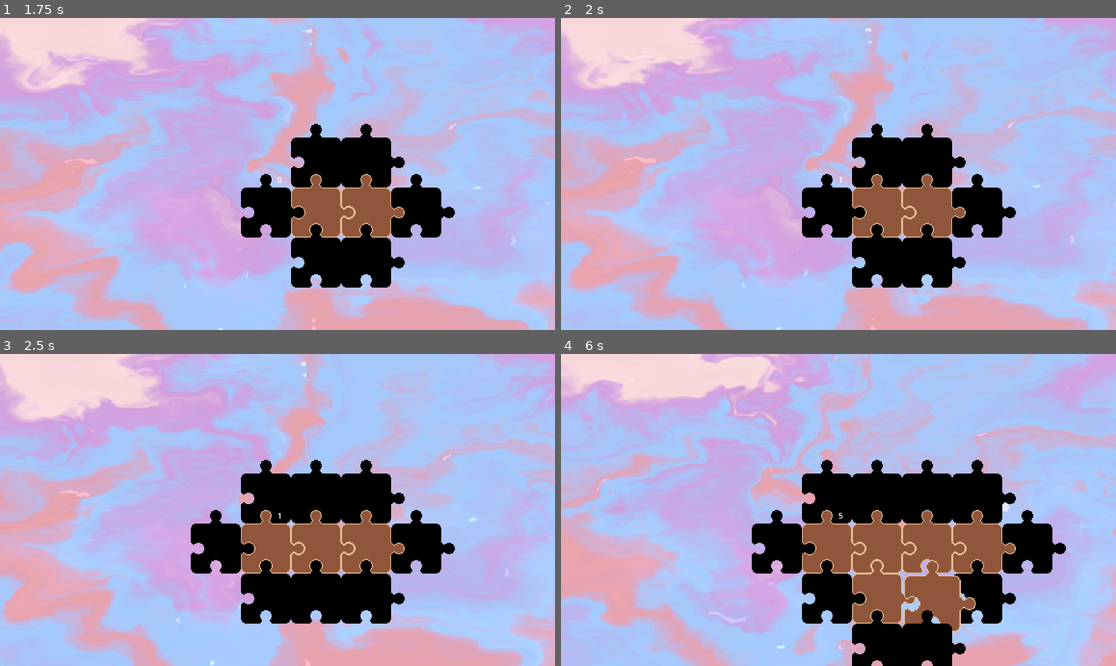
Above: before the commit, frames 1-4 (two rows, left to right).
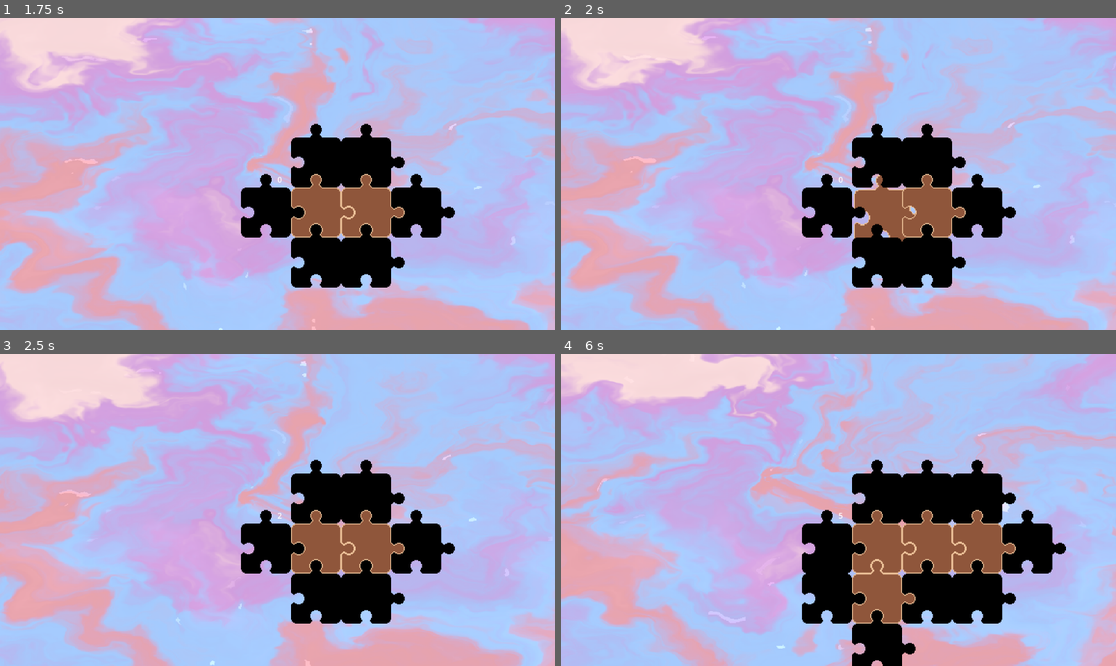
Above: after the commit, the same moments.

Repository: Tomnio/godot-wild-jam-masks
Game: Godot game, scene res://scenes/game_container.tscn
The game is run twice, just before and just after one commit, with the same random seed, the same clock (stepped at 60 frames per second) and the same inputs.
Inputs (mouse positions are in pixels of both pictures, inside the frame that each line leads up to):
- Up to frame 1 (1.75 s): move the mouse to (316, 211) at 0.52 s; click (316, 211) at 0.67 s; move the mouse to (366, 211) at 1.27 s; click (366, 211) at 1.42 s
- Up to frame 2 (2 s): no input
- Up to frame 3 (2.5 s): move the mouse to (266, 547) at 2.02 s; click (266, 547) at 2.17 s
- Up to frame 4 (6 s): move the mouse to (877, 597) at 2.77 s; click (877, 597) at 2.92 s; move the mouse to (877, 497) at 3.52 s; click (877, 497) at 3.67 s; move the mouse to (927, 547) at 4.27 s; click (927, 547) at 4.42 s; move the mouse to (977, 547) at 5.02 s; click (977, 547) at 5.17 s; move the mouse to (927, 597) at 5.77 s; click (927, 597) at 5.92 s

Frame 1 is identical in both runs. In frame 2, 0.4% of the frame differs, in the area x 50-64%, y 50-72%; in frame 3, 5.8%; in frame 4, 7.4%, in the area x 34-75%, y 33-100%.

Commit message:
Enhance piece placement validation and connection logic in Grid and PuzzlePiece

Diff:
--- a/src/code/grid.gd
+++ b/src/code/grid.gd
@@ -21,6 +21,12 @@
 	if grid_pos in grid and not is_instance_of(grid[grid_pos], EmptyCell):
 		return
 
+	# Validate that the piece can connect to at least one neighbor
+	if is_instance_of(piece, PuzzlePiece):
+		if not can_place_piece_at(grid_pos, piece as PuzzlePiece):
+			print("Cannot place piece at", grid_pos, "- no valid connections")
+			return
+
 	# Remove the old empty cell if it exists
 	if grid_pos in grid and is_instance_of(grid[grid_pos], EmptyCell):
 		var old_cell = grid[grid_pos]
@@ -30,6 +36,38 @@
 	connect_pieces(grid_pos, piece)
 	Score.count_score_from_piece(piece)
 	create_connected_empty_cells(piece.grid_index)
+
+func can_place_piece_at(grid_pos: Vector2i, piece: PuzzlePiece) -> bool:
+	# Check if at least one direction has a valid connection
+	for direction in piece.directions:
+		var neighbor_pos: Vector2i
+		var required_opposite_direction: String
+
+		match direction:
+			"u":
+				neighbor_pos = grid_pos + Vector2i.UP
+				required_opposite_direction = "d"
+			"r":
+				neighbor_pos = grid_pos + Vector2i.RIGHT
+				required_opposite_direction = "l"
+			"d":
+				neighbor_pos = grid_pos + Vector2i.DOWN
+				required_opposite_direction = "u"
+			"l":
+				neighbor_pos = grid_pos + Vector2i.LEFT
+				required_opposite_direction = "r"
+			_:
+				continue
+
+		# Check if neighbor exists and has matching direction
+		if grid.has(neighbor_pos):
+			var neighbor = grid[neighbor_pos]
+			if is_instance_of(neighbor, PuzzlePiece):
+				var neighbor_piece: PuzzlePiece = neighbor as PuzzlePiece
+				if required_opposite_direction in neighbor_piece.directions:
+					return true  # Found at least one valid connection
+
+	return false  # No valid connections found
 
 func connect_pieces(grid_pos: Vector2i, piece: PuzzlePiece) -> void:
 	for direction in piece.directions:
@@ -79,10 +117,33 @@
 
 
 func create_connected_empty_cells(grid_pos: Vector2i) -> void:
-	var adjacent_cells = get_adjacent_cells(grid_pos)
-	for cell in adjacent_cells:
-		create_empty_cell(cell)
-	pass
+	# Only create empty cells where the piece at grid_pos has connection directions
+	if not grid.has(grid_pos):
+		return
+
+	var piece = grid[grid_pos]
+	if not is_instance_of(piece, PuzzlePiece):
+		return
+
+	var puzzle_piece: PuzzlePiece = piece as PuzzlePiece
+
+	# Only create empty cells in directions where the piece has tabs
+	for direction in puzzle_piece.directions:
+		var neighbor_pos: Vector2i
+
+		match direction:
+			"u":
+				neighbor_pos = grid_pos + Vector2i.UP
+			"r":
+				neighbor_pos = grid_pos + Vector2i.RIGHT
+			"d":
+				neighbor_pos = grid_pos + Vector2i.DOWN
+			"l":
+				neighbor_pos = grid_pos + Vector2i.LEFT
+			_:
+				continue
+
+		create_empty_cell(neighbor_pos)
 
 func create_adjacent_empty_cells(grid_pos: Vector2i) -> void:
 	var adjacent_cells = get_adjacent_cells(grid_pos)
--- a/src/code/puzzle_piece.gd
+++ b/src/code/puzzle_piece.gd
@@ -4,7 +4,7 @@
 @export var trigger_range := 3
 @export var piece_value := 1
 
-@export var directions := ["u", "r", "d"]
+@export var directions := ["u", "r", "d", "l"]
 var connected_pieces : Array[PuzzlePiece]
 
 func handle_mouse_input(event: InputEvent) -> void:
